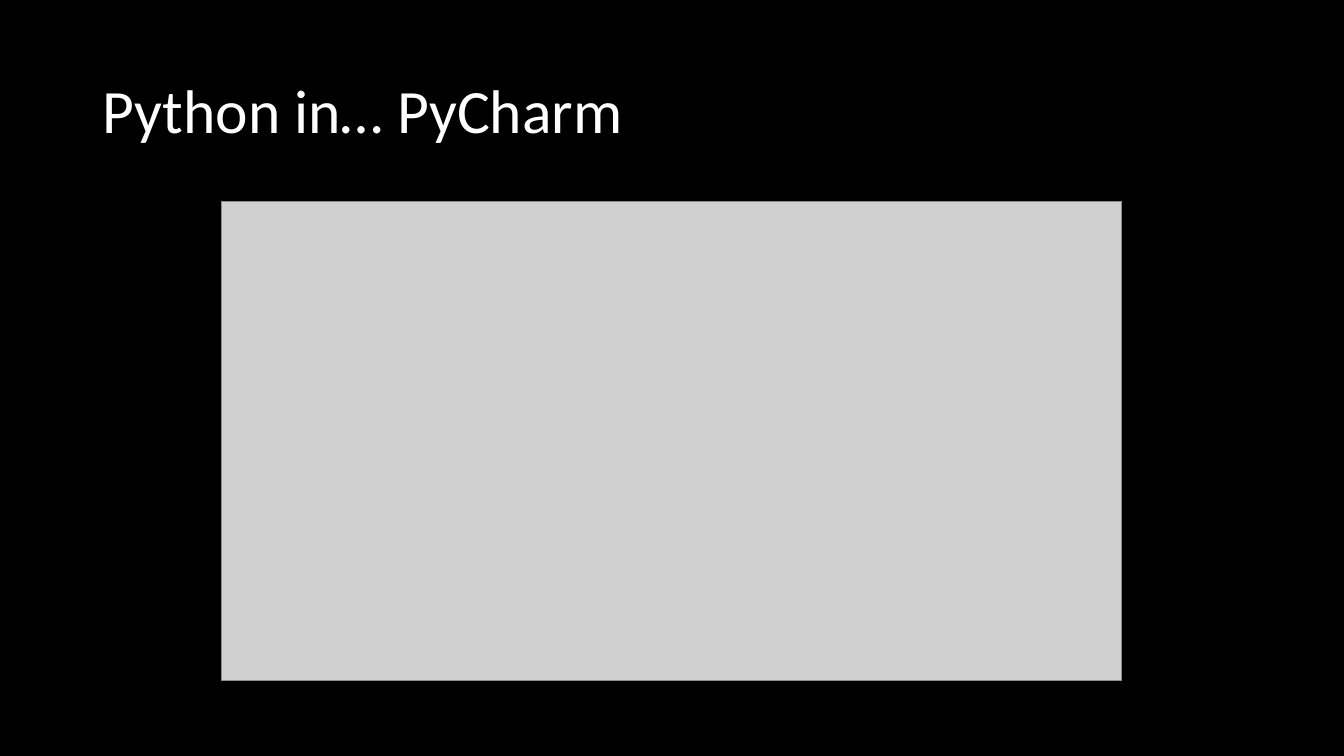
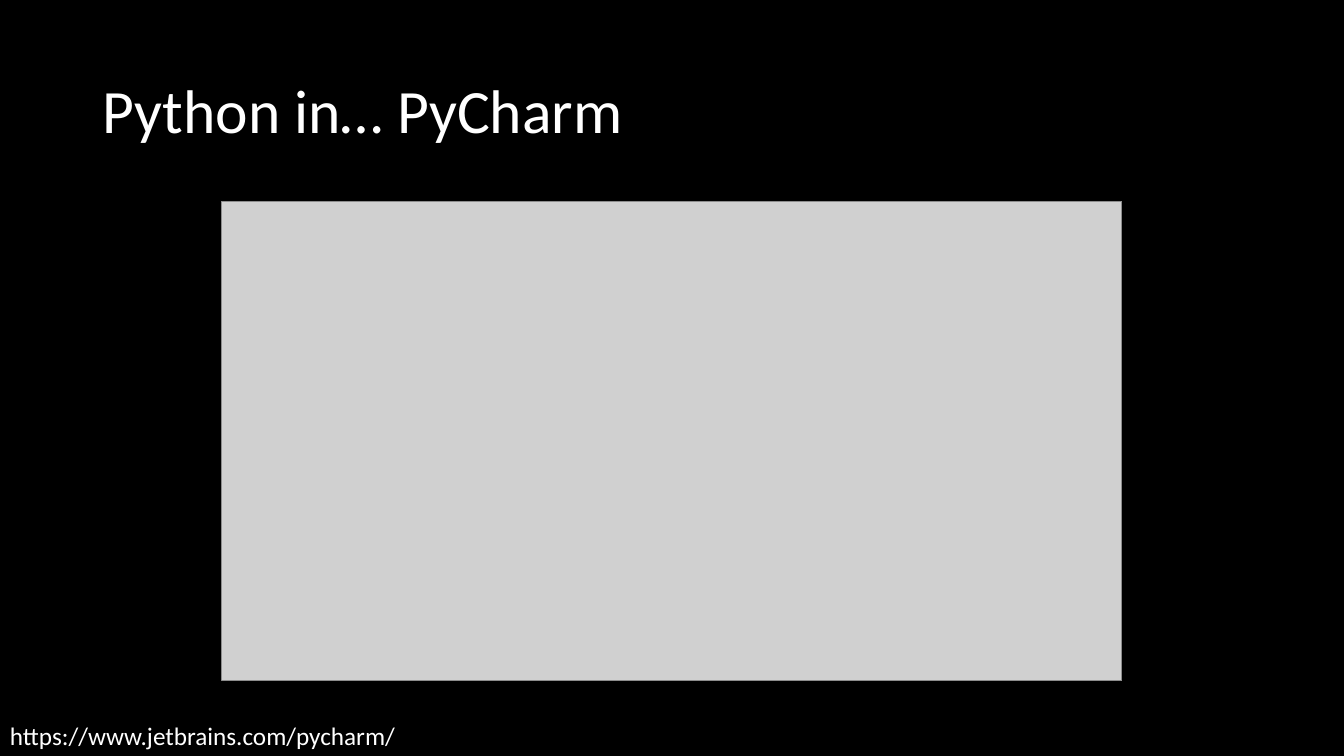
Before and after one commit to mike-babb/intro_to_python, a slide deck: slide 12 of Introduction to Python.pptx. Drawn at 1344x756 pixels with LibreOffice and Linux fonts; fonts in the diff are those of the drawing; grey boxes stand for pictures. Boxes give left, top, right and bottom in pixels: in the first picture for what was removed or moved away, otherwise in the second. Text is boxed around its words. In the diff, an @@ line names an element or a change of style, - is before the commit and + after.

```diff
--- a/Introduction to Python.pptx
+++ b/Introduction to Python.pptx
@@ text added at box(10, 727, 395, 750), 18 pt, text #FFFFFF @@
+https://www.jetbrains.com/pycharm/
```
Also in this commit, not shown: 4 other slides changed, 3 other files.
